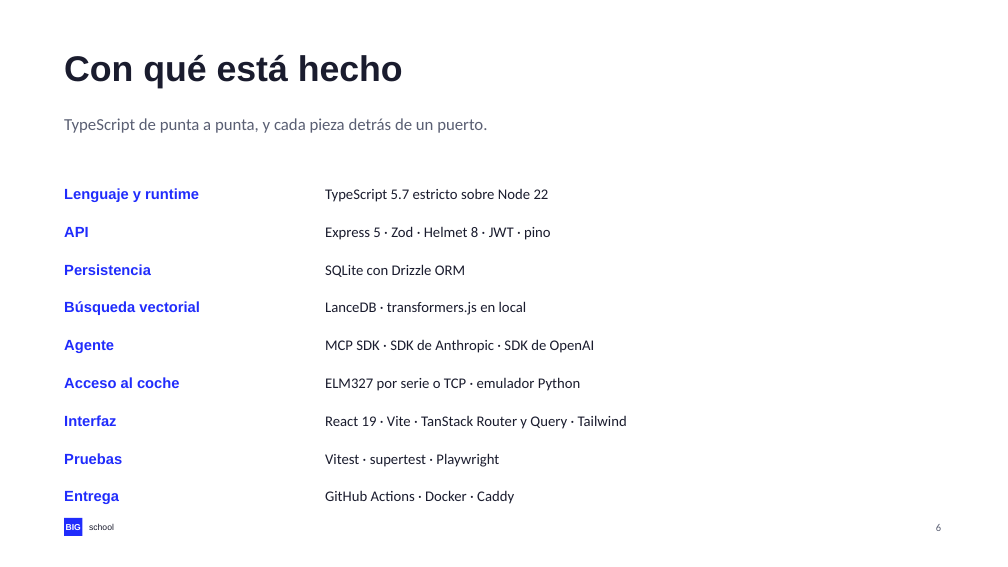
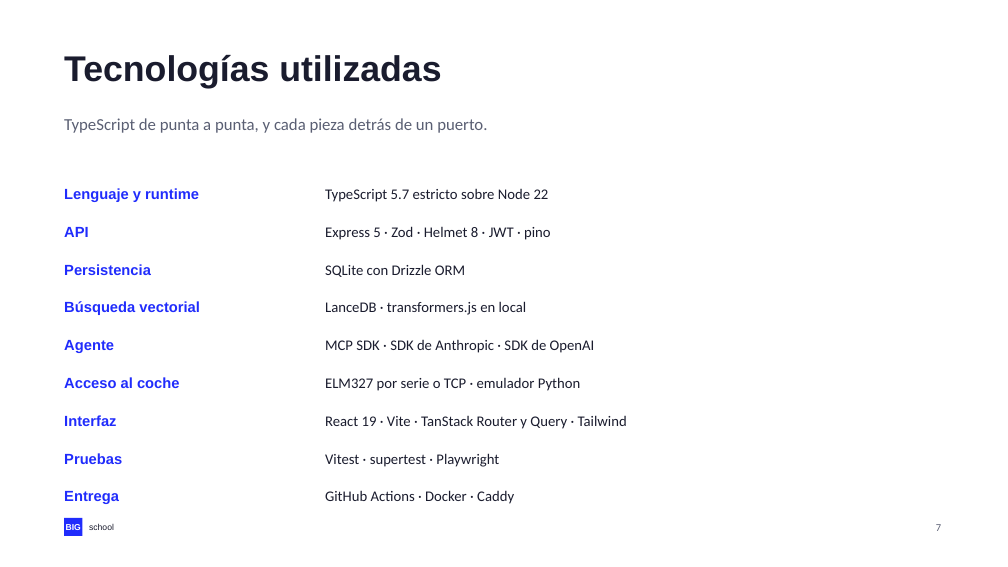
Before and after one commit to NovilloQuinta/intelligent-automotive-diagnostics, a slide deck: slide 7 of docs/presentacion/tfm-intelligent-automotive-diagnostics.pptx (slide 6 before the commit). Drawn at 1008x567 pixels with LibreOffice and Linux fonts; fonts in the diff are those of the drawing. Boxes give left, top, right and bottom in pixels: in the first picture for what was removed or moved away, otherwise in the second. Text is boxed around its words. In the diff, an @@ line names an element or a change of style, - is before the commit and + after.

```diff
--- a/docs/presentacion/tfm-intelligent-automotive-diagnostics.pptx
+++ b/docs/presentacion/tfm-intelligent-automotive-diagnostics.pptx
@@ text at <box>64,55,441,88</box>: text changed @@
-Con qué está hecho
+Tecnologías utilizadas
@@ text at <box>936,524,941,531</box>: text changed @@
-6
+7
```
Also in this commit, not shown: 15 other slides changed, 1 slide added, 3 other files.
